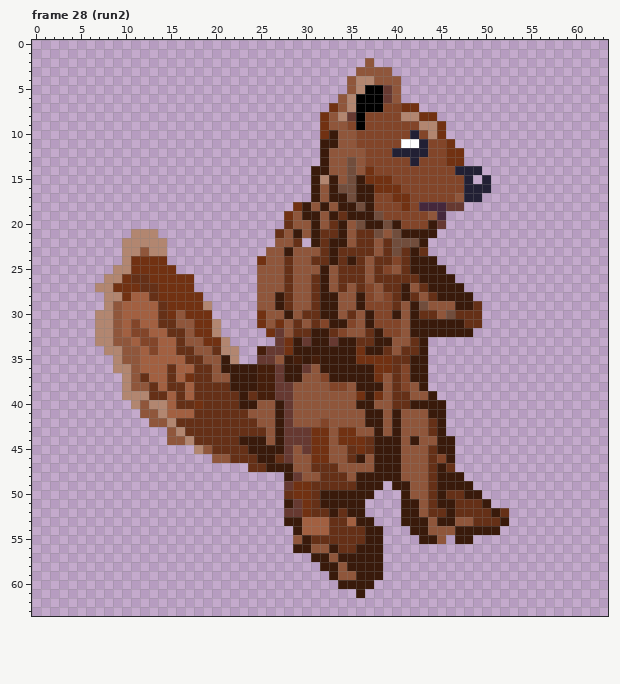
Edited in one commit: pixel-art file (code/sprites/orava.aseprite). Above: the version before the commit.
64x64 pixels, 35 frames. Shown: frame 28 (run2). The commit also changed other frames, which this record leaves out.
After:
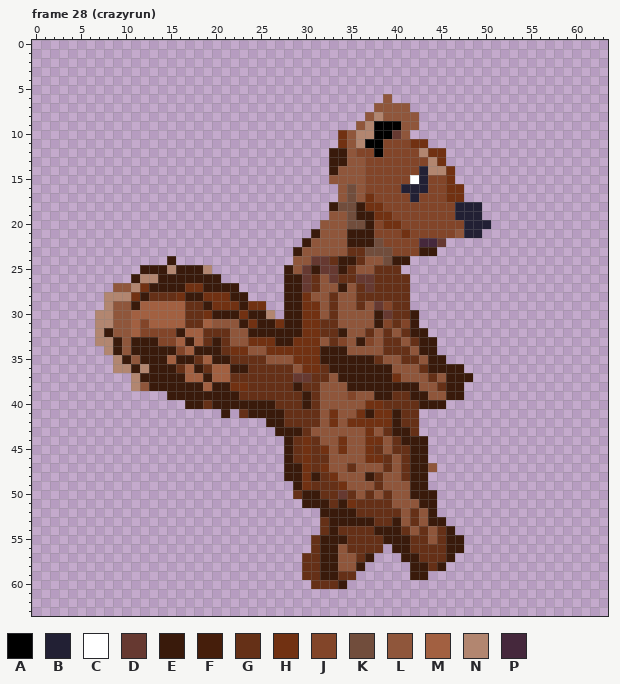
Palette (. is transparent): A #000000  B #222034  C #ffffff  D #663931  E #391a0b  F #451e0b  G #653017  H #713112  J #824529  K #714d3c  L #8f563b  M #a26041  N #b28670  P #45283c
Change:
Changed rows in their new state; - is an unchanged pixel.
Frame 28 (crazyrun):
first column x 7:
 2 ------------------------------.---------------
 3 -----------------------------....-------------
 4 ----------------------------......------------
 5 ----------------------------......------------
 6 ---------------------------.....L.------------
 7 --------------------------.....LLLL.----------
 8 -------------------------.....LNLLLL..--------
 9 -------------------------....LNAAALL...-------
10 -------------------------..H-NNAADL....-------
11 -------------------------..H-NAA--JHH...------
12 -------------------------.EE-J-A-JJJNHH..-----
13 -------------------------.EEL------J-NH..-----
14 ------------------------..E-L-J-----BNNH...---
15 ------------------------..L-LLJJJ--CB--H..-.--
16 ------------------------...L-LJJJJBBB--HH...--
17 ------------------------...L-LH--JJB---HH..---
18 ----------------------....EKKEHH--J-JJJJBBB---
19 ---------------------.....LLK--HH----JJJBBB---
20 ---------------------....-LLK--JHH---JJJJBBB--
21 ----...-------------....-LLLEEEJJJHJJJJJLBB---
22 ---.....------------...ELLLLEEEKJJJJPPD-------
23 ---.....-----------...E--LLL--KKKJJJEE--------
24 ---.....E---------....--DDGE---LKEE...--------
25 --...EEENEEEN-----...E-DEDDE-L--GG.....-------
26 -...ENNEEEEEEE----...EED-LD--DD----.....------
27 ..LLNHEEEE-HEEEE--...EED-L-E--DG--G......-----
28 ---NHE-GG-EEHHHEE-...EEHLLG--GGGG-G.......----
29 ---LE--MMMGGEHHHEHH..EEHHLG--GLD--G........---
30 ---L---MMMGG-EEEHEEN.-EHHLG-L-LEDGG-.......---
31 ---LMJ-MMMGGMLLLEHEE-EEHHGGLL-LE-GJ-.......---
32 -E-LM-JJJEMMGGGLLEEEEEEHHG-E---LGLG--.....----
33 --E-EEEJJMEMGEGLLHHHEEHHHLGJLEJLGG---E--------
34 --E-EEEEEJMEEEGHHLLHH-HHH---LLLL-G-L-E--------
35 ---E-EEE-EE-ME-GGGGL-LHHH----EEGLL-GLEE-------
36 ----ENEEEG-E-MM--GGGGGLHHG-----EELLLGEEEE-----
37 ---.NEEEEEMMEMMGGGGGGGDDGGL----EEHLLLGLEEE----
38 ---.N-EEEEEEMEEHHGGGGGEGG-LLE---EEEELLGEE-----
39 ---.....EEEEEEEEG-GGGGGEG---JLLEE--EELLEE-----
40 ----......EE-EEE--EEGGGEG----LHHG--G----------
41 -----.........E.-EEE-GGGG-H--H-HH-GG...-------
42 ------.............E-GGGGLH-HHHHH-GG...-------
43 --------............-EEGLL-LL-HLG-EG...-------
44 --------.............EGHGL--LLHHLGE-E...------
45 -----------..........EGHG--HLLHGLGGEE...------
46 -------------........EGHGG--LLHHGLGEE...------
47 -----------------....-EH-HL-G--LGLGEEL..------
48 ----------------------EHE-HL-L-GLLGEE....-----
49 ---------------------.E----HLLLGLLLEE.....----
50 ---------------------.GEEGGDGLGLGLLEEE.....---
51 ---------------------..EE-G-HGGGGLLLEE......--
52 ---------------------....E-E-GGGGGLG-E........
53 ---------------------....GEEE--GGELGLE-.......
54 ----------------------...GE---G-EEGLG-GE.....-
55 ----------------------..-EEE--GGEEEGGLGE-.----
56 ----------------------..GE-L-GGG-EEGGGGEE-----
57 -----------------------GG-ELLG-.--EEGGGE------
58 -----------------------GG---L-..---EEGE-------
59 -----------------------GGE-GG...---EE---------
60 ------------------------GGG-...---------------
61 -----------------------------.----------------
Pixel boxes of the changes (left, top, right, bottom) in both pictures:
changed: (95, 58, 509, 598)
